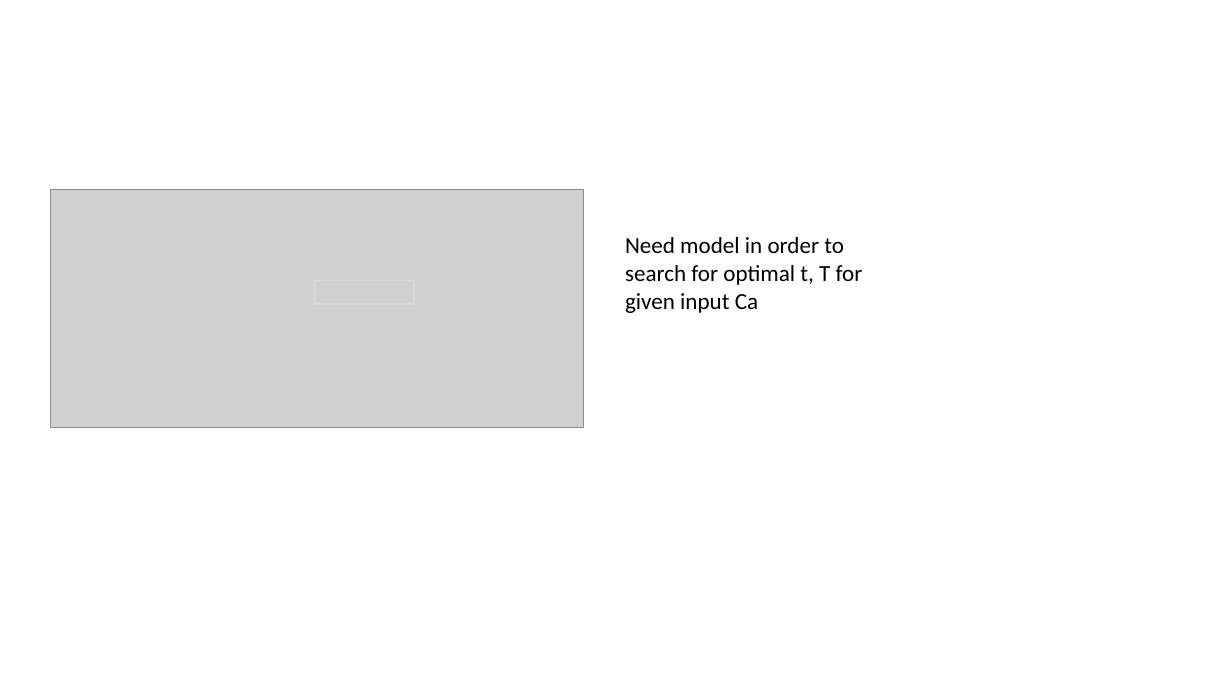
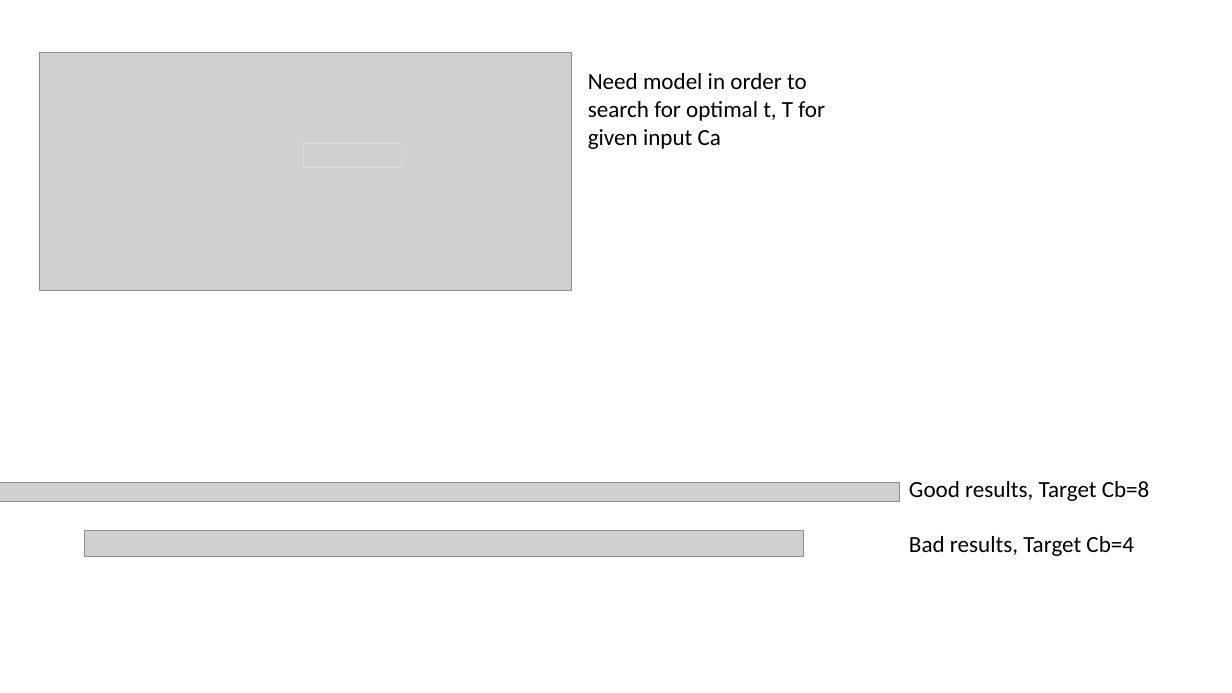
Before and after one commit to LimKaiZhuo/SummerUROP, a slide deck: slide 2 of Project.pptx. Drawn at 1232x693 pixels with LibreOffice and Linux fonts; fonts in the diff are those of the drawing; grey boxes stand for pictures. Boxes give left, top, right and bottom in pixels: in the first picture for what was removed or moved away, otherwise in the second. Text is boxed around its words. In the diff, an @@ line names an element or a change of style, - is before the commit and + after.

```diff
--- a/Project.pptx
+++ b/Project.pptx
@@ picture: place and size @@
-picture at box(51, 189, 583, 427)
+picture at box(39, 53, 571, 290)
@@ text "Need model in order to ...": place and size @@
-text "Need model in order to ..." at box(625, 237, 863, 313)
+text "Need model in order to ..." at box(588, 73, 825, 149)
@@ rectangle: place and size @@
-rectangle at box(315, 281, 414, 304)
+rectangle at box(303, 143, 402, 166)
@@ picture added at box(0, 482, 900, 502) @@
@@ text added at box(909, 481, 1150, 556), 18 pt, text #000000 @@
+Good results, Target Cb=8
+Bad results, Target Cb=4
@@ picture added at box(85, 531, 804, 557) @@
```
